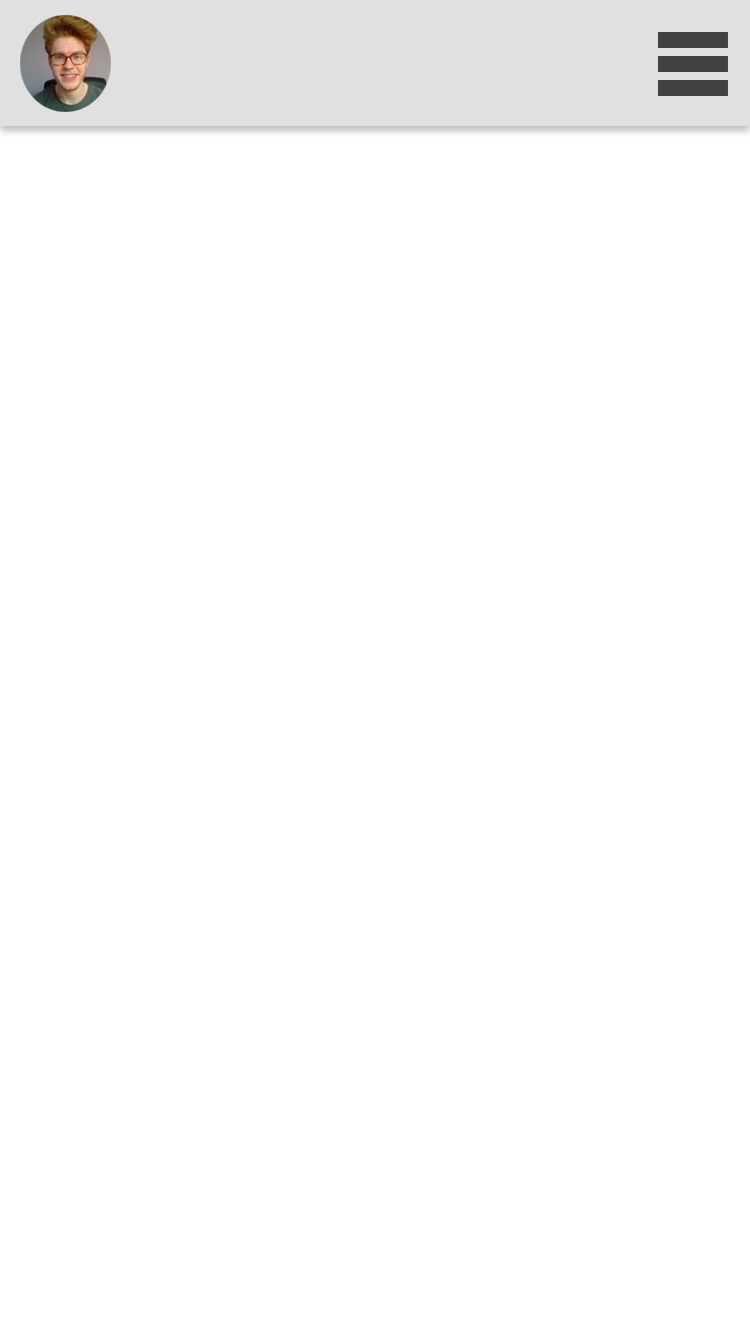
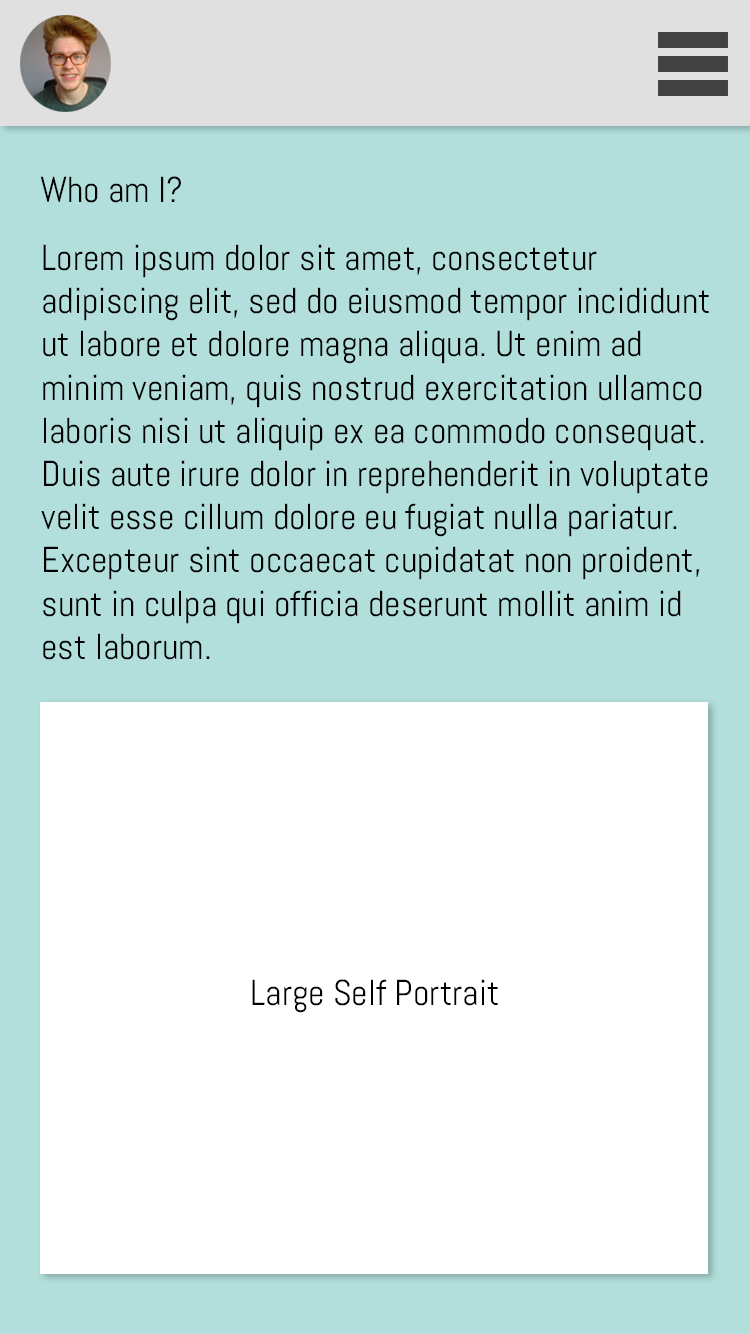
Layers edited between the first and the second w=750, h=1334 image:
added layer "Large Self Portrait" in group "Artboard 1" over left=252, top=979, right=498, bottom=1013
added layer "Rectangle 1" in group "Artboard 1" over left=252, top=979, right=498, bottom=1013
added layer "Lorem ipsum dolor sit amet, consectetur adipiscing elit, sed d" in group "Artboard 1" over left=41, top=244, right=709, bottom=660
added layer "Who am I?" in group "Artboard 1" over left=40, top=176, right=181, bottom=203
painted on "Layer 1" over left=0, top=126, right=750, bottom=1334
